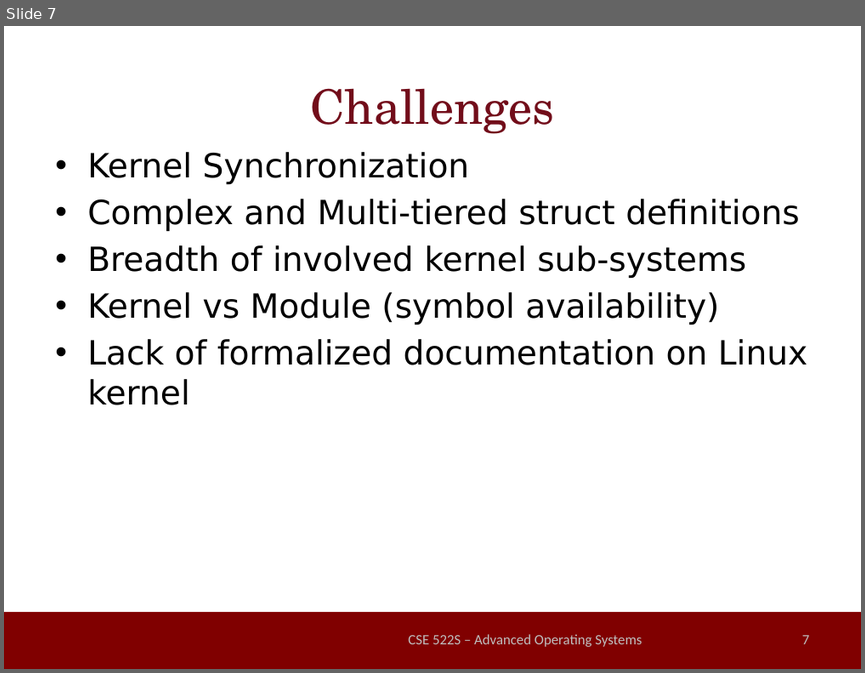
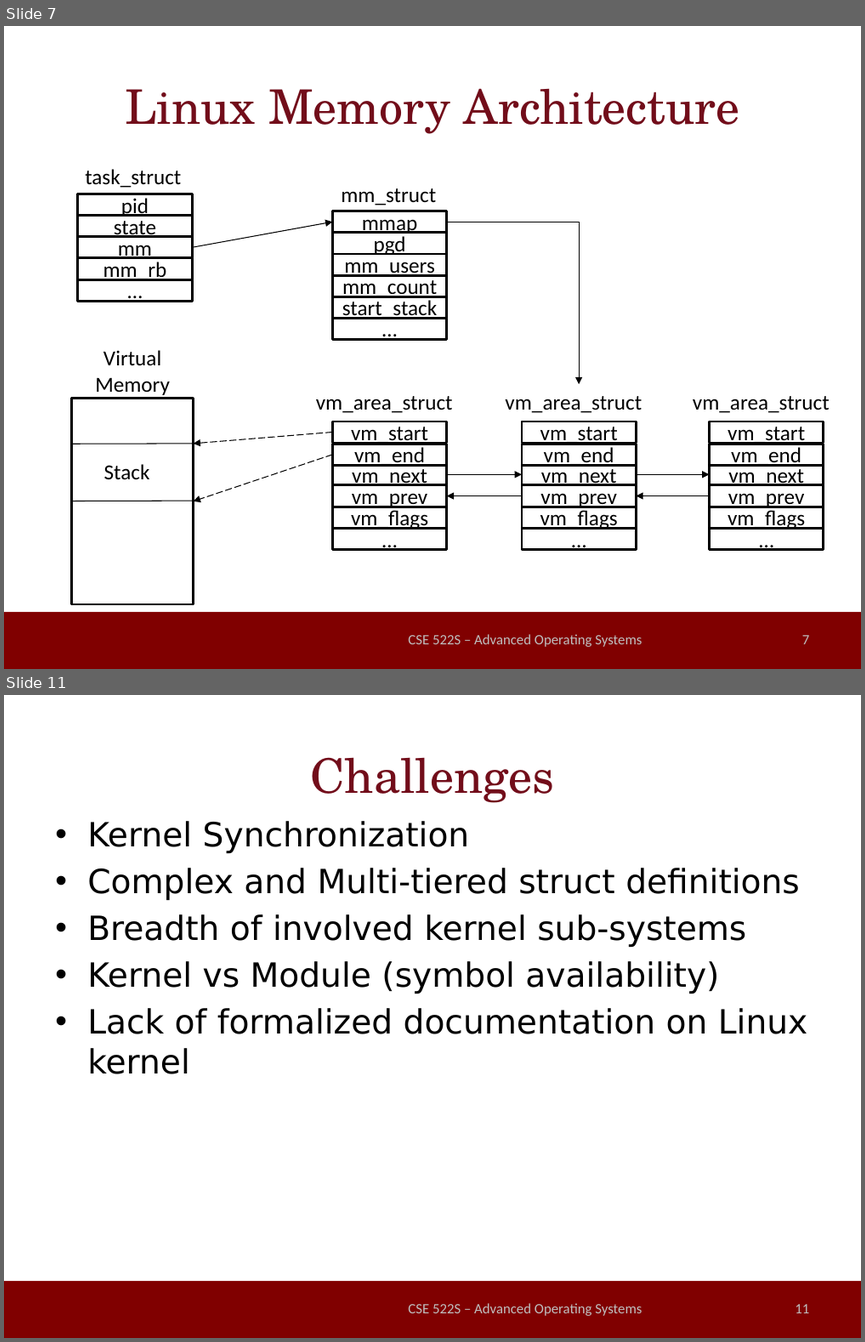
Before and after one commit to millerrt3/LinuxSuspendable, a slide deck: final_presentation.pptx. Shown one above the other, each under a label of ours: slide 7 before the commit, slides 7 and 11 after it; the slides between them are not shown. The pictures are 865x673 and 865x1342 pixels, drawn with LibreOffice and Linux fonts; fonts in the diff are those of the drawing; background and template pictures are left out. Boxes give left, top, right and bottom in pixels: in the first picture for what was removed or moved away, otherwise in the second. Text is boxed around its words. In the diff, an @@ line names an element or a change of style, - is before the commit and + after.

Commit message:
Added more slides involving the linux kernel structures.

```diff
--- a/final_presentation.pptx
+++ b/final_presentation.pptx
@@ slide 7 added at [4,26,861,669], background #FFFFFF; not listed: 1 template element that a slide beside it also shows @@
@@ title added at [125,88,740,134], 40 pt, text #720D1A @@
+Linux Memory Architecture
@@ group added at [78,169,192,301]: 5 rectangles, 1 text @@
+pid
+mm
+mm_rb
+…
+state
+task_struct
@@ group added at [332,188,446,339]: 6 rectangles, 1 text @@
+mmap
+pgd
+…
+start_stack
+mm_count
+mm_users
+mm_struct
@@ arrow added from (192, 247) to (332, 222), #000000 0.75 pt @@
@@ elbow arrow added from (447, 222) to (579, 384), #000000 0.75 pt @@
@@ group added at [316,396,453,550]: 6 rectangles, 1 text @@
+vm_start
+…
+vm_flags
+vm_prev
+vm_next
+vm_end
+vm_area_struct
@@ group added at [505,396,642,550]: 6 rectangles, 1 text @@
+vm_start
+…
+vm_flags
+vm_prev
+vm_next
+vm_end
+vm_area_struct
@@ group added at [692,396,829,550]: 6 rectangles, 1 text @@
+vm_start
+…
+vm_flags
+vm_prev
+vm_next
+vm_end
+vm_area_struct
@@ arrow added from (332, 432) to (194, 443), #000000 0.75 pt dashed @@
@@ arrow added from (332, 454) to (194, 500), #000000 0.75 pt dashed @@
@@ arrow added from (447, 474) to (522, 474), #000000 0.75 pt @@
@@ arrow added from (636, 474) to (710, 474), #000000 0.75 pt @@
@@ group added at [72,350,194,604]: 2 texts, 2 lines, 1 rectangle @@
+Virtual Memory
+Stack
@@ arrow added from (522, 495) to (447, 495), #000000 0.75 pt @@
@@ arrow added from (710, 495) to (636, 495), #000000 0.75 pt @@
@@ text added at [408,634,642,646], 12 pt, text #BFBFBF @@
+CSE 522S – Advanced Operating Systems
@@ page number added at [802,635,809,644], 12 pt, text #BFBFBF @@
+7
@@ what was slide 7 is now slide 11 @@
@@ page number at [794,1304,809,1313]: text changed @@
-7
+11
```
Also in this commit, not shown: 3 slides changed, 3 other slides added.
